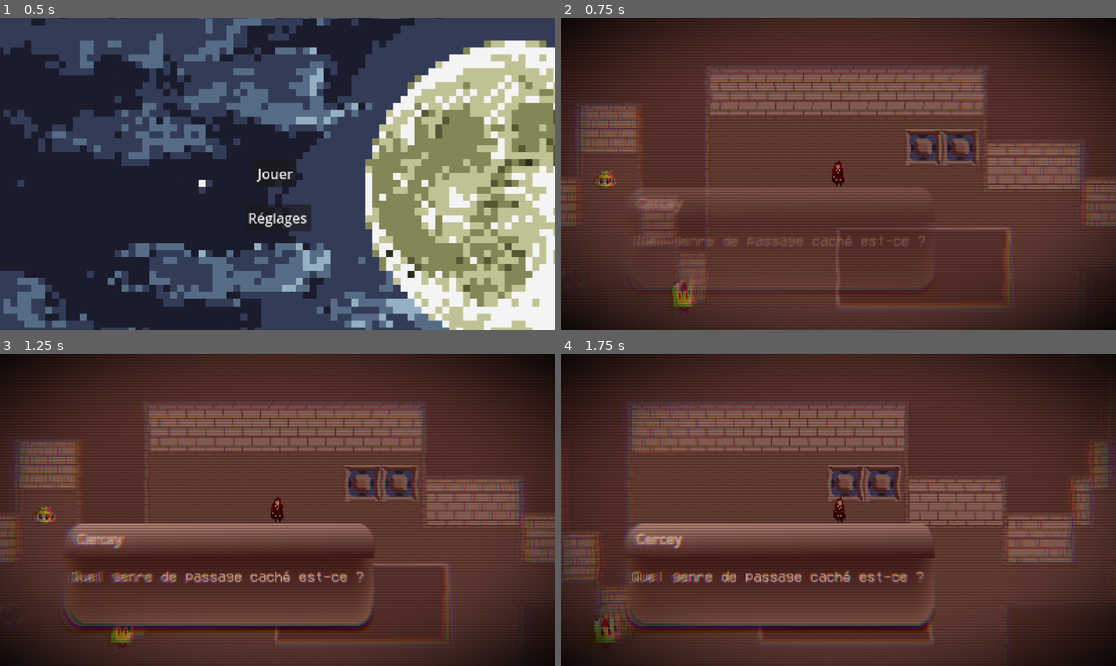
Above: before the commit, frames 1-4 (two rows, left to right).
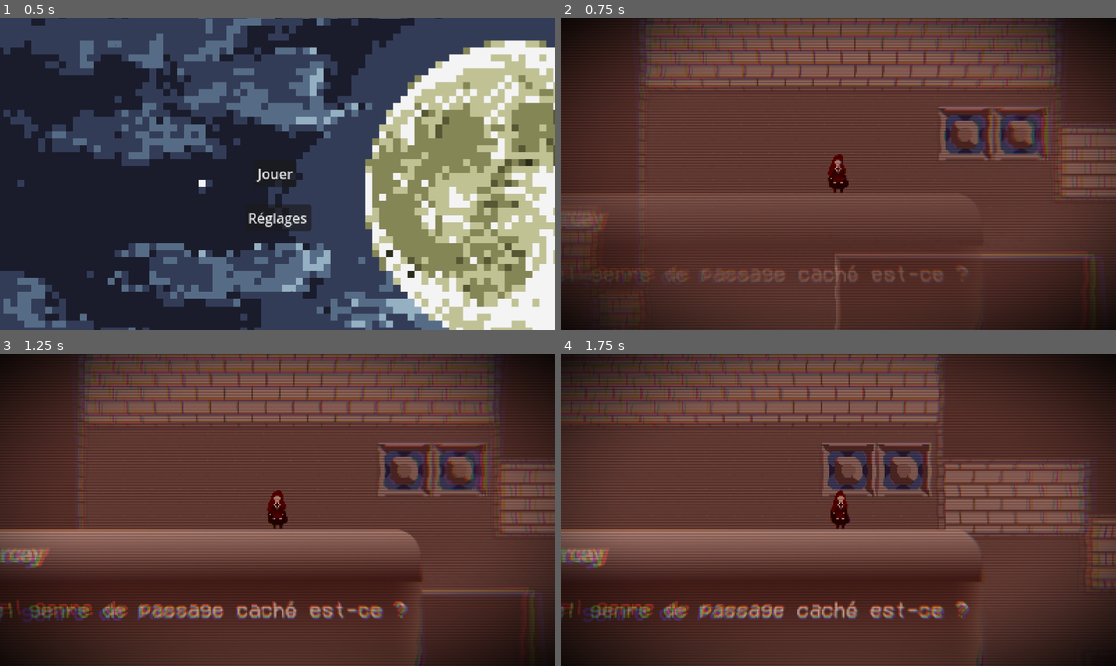
Above: after the commit, the same moments.

Repository: LishunSLD/interactivite-ludique-tp2
Game: Godot game, scene res://scenes/node_2d.tscn
Two runs of this game, one before a commit and one after it. Both use one fixed random seed, a clock stepped at 60 frames per second and the inputs below.
Inputs:
- Up to frame 1 (0.5 s): no input
- Up to frame 2 (0.75 s): click "Jouer" at 0.5 s
- Up to frame 3 (1.25 s): no input
- Up to frame 4 (1.75 s): tap Enter at 1.25 s; hold Right (right) from 1.28 s (still down)

Frame 1 is identical in both runs. In frame 2, 30% of the frame differs, in the area x 0-100%, y 0-100%; in frame 3, 41%; in frame 4, 39%.

Commit message:
Adjust zoom

Diff:
--- a/projet/scenes/cercey.tscn
+++ b/projet/scenes/cercey.tscn
@@ -149,7 +149,7 @@
 shape = SubResource("RectangleShape2D_ajm1g")
 
 [node name="Camera2D" type="Camera2D" parent="."]
-zoom = Vector2(4, 4)
+zoom = Vector2(6, 6)
 script = ExtResource("2_rquol")
 
 [node name="TextBox" type="Sprite2D" parent="Camera2D"]
Not shown, changed: docs/index.pck
